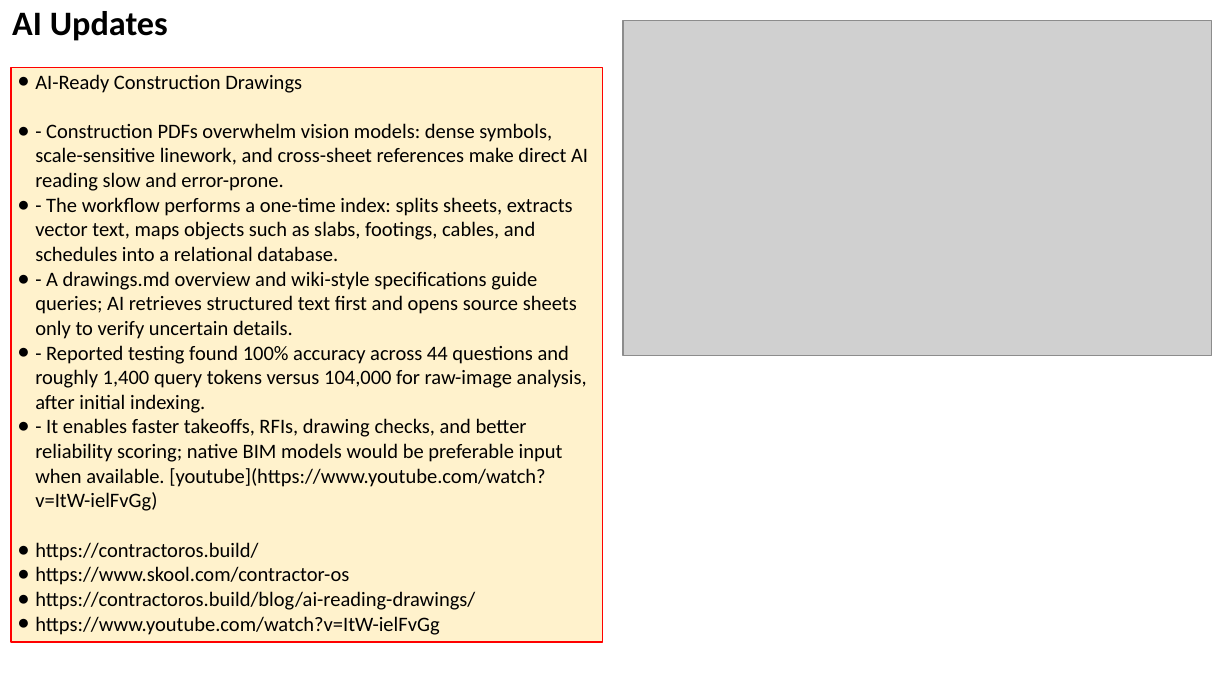
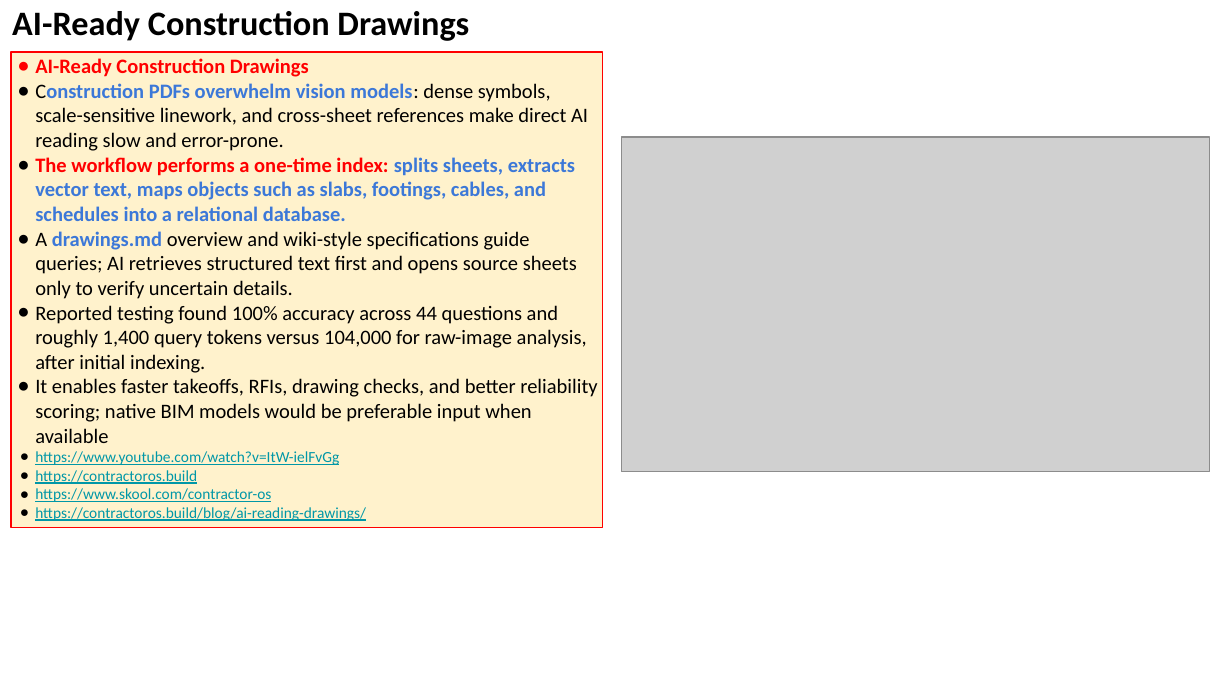
Before and after one commit to lselector/seminar, a slide deck: slide 17 of 2026/2026-08-21-AI-Updates.pptx (slide 16 before the commit). Drawn at 1232x693 pixels with LibreOffice and Linux fonts; fonts in the diff are those of the drawing; grey boxes stand for pictures. Boxes give left, top, right and bottom in pixels: in the first picture for what was removed or moved away, otherwise in the second. Text is boxed around its words. In the diff, an @@ line names an element or a change of style, - is before the commit and + after.

```diff
--- a/2026/2026-08-21-AI-Updates.pptx
+++ b/2026/2026-08-21-AI-Updates.pptx
@@ text at [12, 11, 469, 41]: text changed @@
-AI Updates
+AI-Ready Construction Drawings
@@ rectangle "AI-Ready Construction Drawings": place and size @@
-rectangle "AI-Ready Construction Drawings" at [11, 68, 602, 643]
+rectangle "AI-Ready Construction Drawings" at [11, 52, 602, 527]
@@ text in rectangle at [35, 58, 366, 521]: text colour #000000 to #FF0000, bold on in "AI-Ready Construction Drawings"; size 12 to 9 pt, text colour #000000 to #0097A7, underline on in "https://www.skool.com/contractor-os", "https://contractoros.build/blog/ai-reading-drawings/"; bullet colour #000000 to #FF0000; indent changed @@
@@ text in rectangle at [35, 83, 597, 484]: text changed @@
-● - Construction PDFs overwhelm vision models: dense symbols, scale-sensitive linework, and cross-sheet references make direct AI reading slow and error-prone.
-● - The workflow performs a one-time index: splits sheets, extracts vector text, maps objects such as slabs, footings, cables, and schedules into a relational database.
-● - A drawings.md overview and wiki-style specifications guide queries; AI retrieves structured text first and opens source sheets only to verify uncertain details.
-● - Reported testing found 100% accuracy across 44 questions and roughly 1,400 query tokens versus 104,000 for raw-image analysis, after initial indexing.
-● - It enables faster takeoffs, RFIs, drawing checks, and better reliability scoring; native BIM models would be preferable input when available. [youtube](https://www.youtube.com/watch?v=ItW-ielFvGg)
-● https://contractoros.build/
+● Construction PDFs overwhelm vision models: dense symbols, scale-sensitive linework, and cross-sheet references make direct AI reading slow and error-prone.
+● The workflow performs a one-time index: splits sheets, extracts vector text, maps objects such as slabs, footings, cables, and schedules into a relational database.
+● A drawings.md overview and wiki-style specifications guide queries; AI retrieves structured text first and opens source sheets only to verify uncertain details.
+● Reported testing found 100% accuracy across 44 questions and roughly 1,400 query tokens versus 104,000 for raw-image analysis, after initial indexing.
+● It enables faster takeoffs, RFIs, drawing checks, and better reliability scoring; native BIM models would be preferable input when available
+● https://www.youtube.com/watch?v=ItW-ielFvGg
+● https://contractoros.build
@@ picture: place and size @@
-picture at [623, 21, 1212, 356]
+picture at [621, 137, 1210, 472]
@@ text in rectangle at [35, 616, 439, 635]: paragraph removed @@
-● https://www.youtube.com/watch?v=ItW-ielFvGg
```
Also in this commit, not shown: 22 other slides changed, 5 slides added, 4 slides removed.
